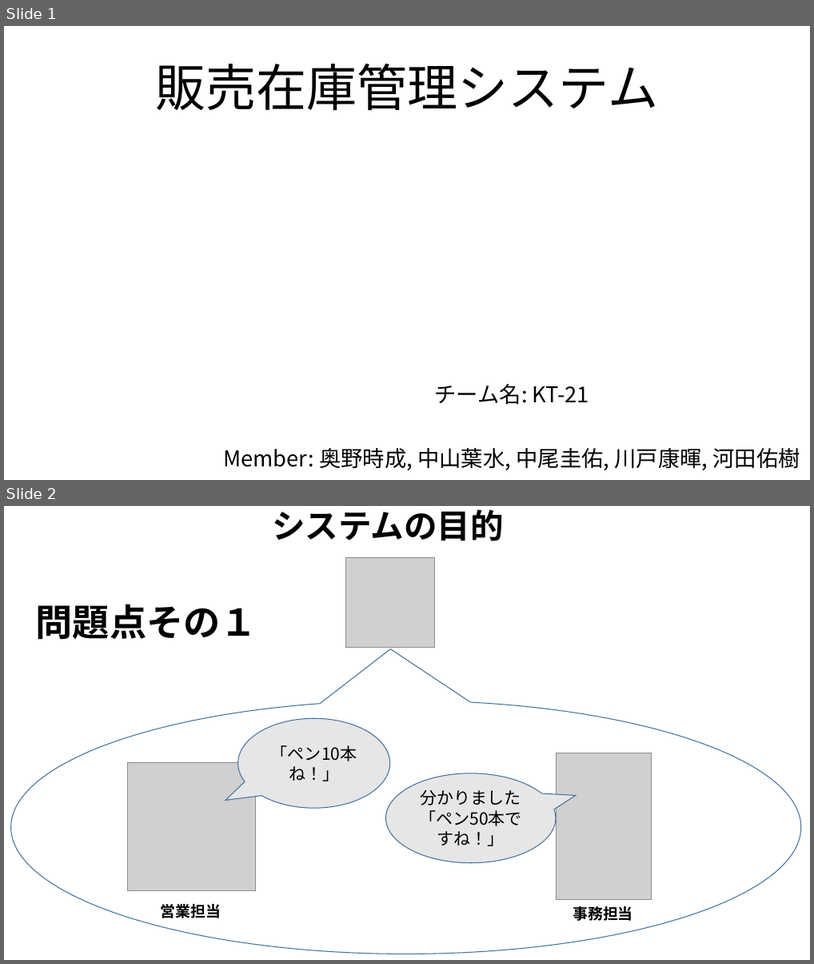
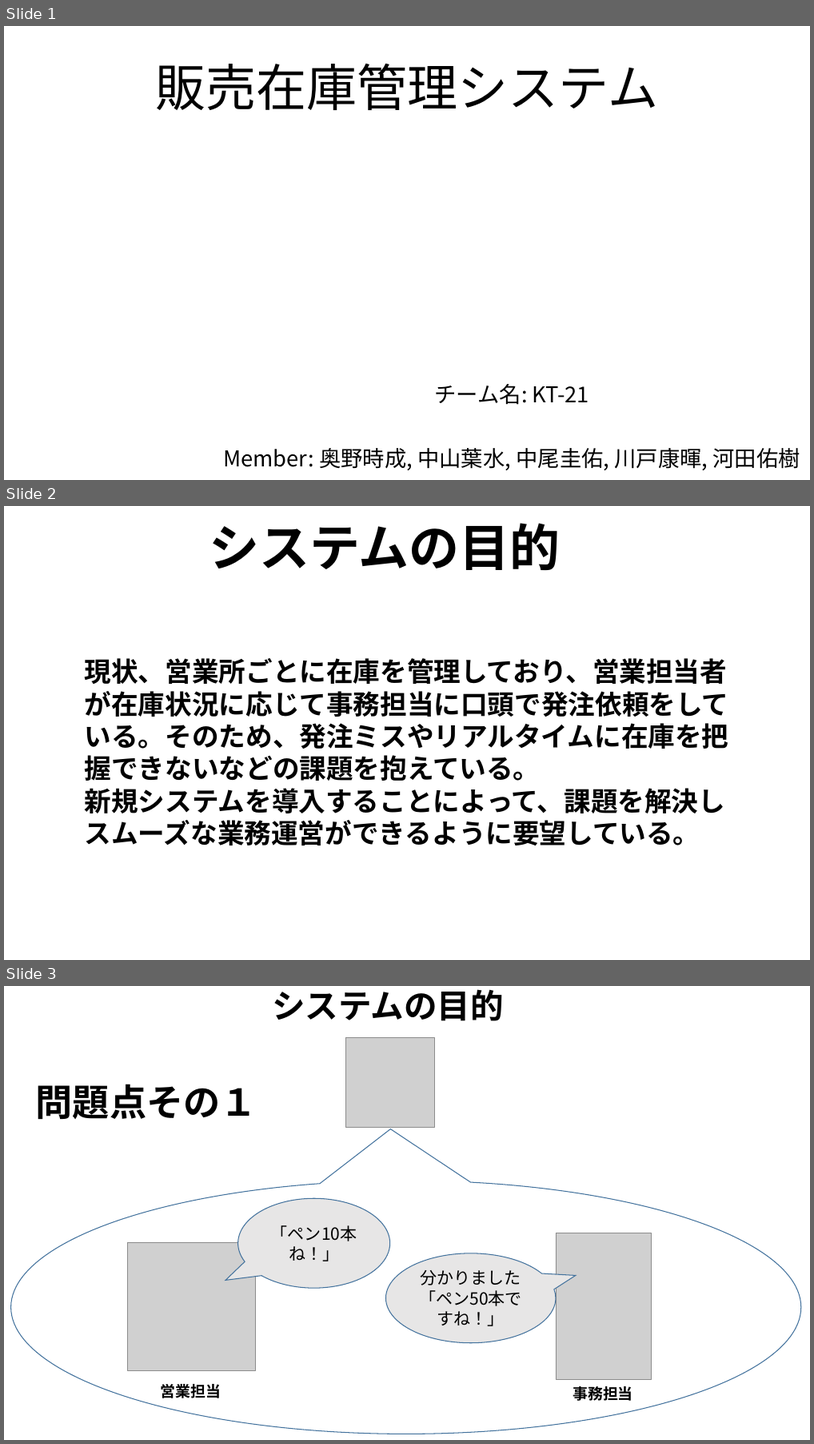
Before and after one commit to Yamanin3/system-devel, a slide deck: 企画発表プレゼンテーション.pptx. Shown one above the other, each under a label of ours: slides 1 and 2 before the commit, slides 1, 2 and 3 after it. The pictures are 814x964 and 814x1444 pixels, drawn with LibreOffice and Linux fonts; fonts in the diff are those of the drawing; grey boxes stand for pictures; background and template pictures are left out. Boxes give left, top, right and bottom in pixels: in the first picture for what was removed or moved away, otherwise in the second. Text is boxed around its words. In the diff, an @@ line names an element or a change of style, - is before the commit and + after.

Commit message:
システムの目的スライドを追加,スケジュール調整

```diff
--- a/企画発表プレゼンテーション.pptx
+++ b/企画発表プレゼンテーション.pptx
@@ slide 2 added at (4, 506, 810, 960), background picture (left out) @@
@@ title added at (209, 523, 560, 570), 60 pt, text #000000, bold @@
+システムの目的
@@ text added at (85, 658, 730, 845), 32 pt, text #000000, bold @@
+現状、営業所ごとに在庫を管理しており、営業担当者が在庫状況に応じて事務担当に口頭で発注依頼をしている。そのため、発注ミスやリアルタイムに在庫を把握できないなどの課題を抱えている。
+新規システムを導入することによって、課題を解決しスムーズな業務運営ができるように要望している。
@@ what was slide 2 is now slide 3 @@
```
Also in this commit, not shown: 2 slides changed.
